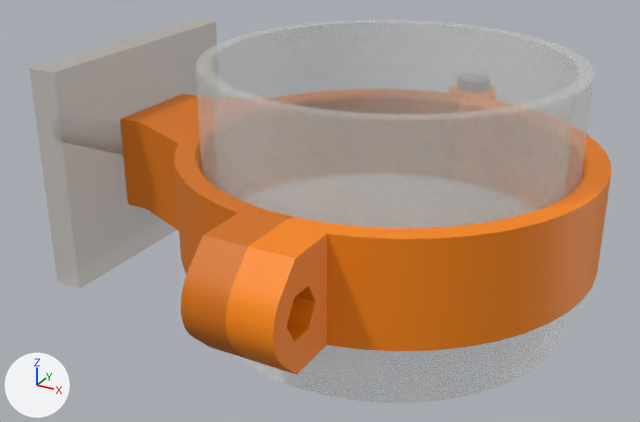
The glTF model site/contenu/modeles/attache-gouttiere.glb as it was, and as the next commit left it.
Before and after are seen from a 50 mm lens placed at (0.0735, -0.1644, 0.0748), pointed at (-0.016, -0.0017, -0.0065). Lighting does not change. The marker at lower left points along +X, +Y and +Z. The older version comes first.

The scene before the commit, as lines of its bpy script (objects in view):
```python
me_corps = bpy.data.meshes.new('Corps')
me_corps.from_pydata(...)  # 659 vertices, 1326 faces; spans x -0.0355..0.0355, y -0.0602..0.0602, z -0.011..0.011
me_corps.materials.append(mat_corps)  # orange #d97300
me_murcourt = bpy.data.meshes.new('MurCourt')
me_murcourt.from_pydata(...)  # a box spanning x -0.0035..0.0035, y -0.03..0.03, z -0.026..0.026
me_murcourt.materials.append(mat_mur__fragment)  # light grey #ccc4b5
me_tubecourt = bpy.data.meshes.new('TubeCourt')
me_tubecourt.from_pydata(...)  # 158 vertices, 316 faces; spans x -0.04..0.04, y -0.04..0.04, z -0.028..0.028
me_tubecourt.materials.append(mat_tuyau__troncon)  # white #e6e6e0
ob_corps = bpy.data.objects.new('Corps', me_corps)
ob_corps.location = (-0.0295, -0.0023, 0.0)
ob_mur__fragment = bpy.data.objects.new('Mur (fragment)', me_murcourt)
ob_mur__fragment.location = (-0.0685, 0.0, 0.0)
ob_tuyau__troncon = bpy.data.objects.new('Tuyau (troncon)', me_tubecourt)
ob_tuyau__troncon.location = (0.0, 0.0, 0.002)
# also in view: 'Bride' at (0.0198, -0.0023, 0.0)
```
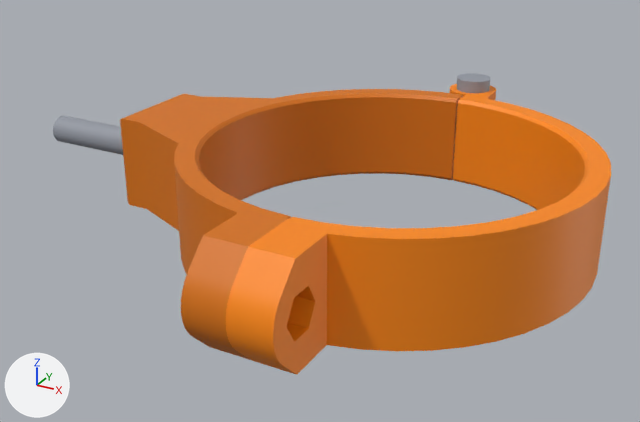
Location of each change, (x1, y1, x2, y2) in pixels of the pictures (640 x 422 px):
'Tuyau (troncon)', deleted
    before: (196, 20, 594, 403)
'Mur (fragment)', deleted
    before: (29, 19, 217, 289)

The change, as a list of edits to the scene's bpy script:
```text
Remove ob_mur__fragment:
    ob_mur__fragment = bpy.data.objects.new('Mur (fragment)', me_murcourt)
    ob_mur__fragment.location = (-0.0685, 0.0, 0.0)
Remove ob_tuyau__troncon:
    ob_tuyau__troncon = bpy.data.objects.new('Tuyau (troncon)', me_tubecourt)
    ob_tuyau__troncon.location = (0.0, 0.0, 0.002)
```
